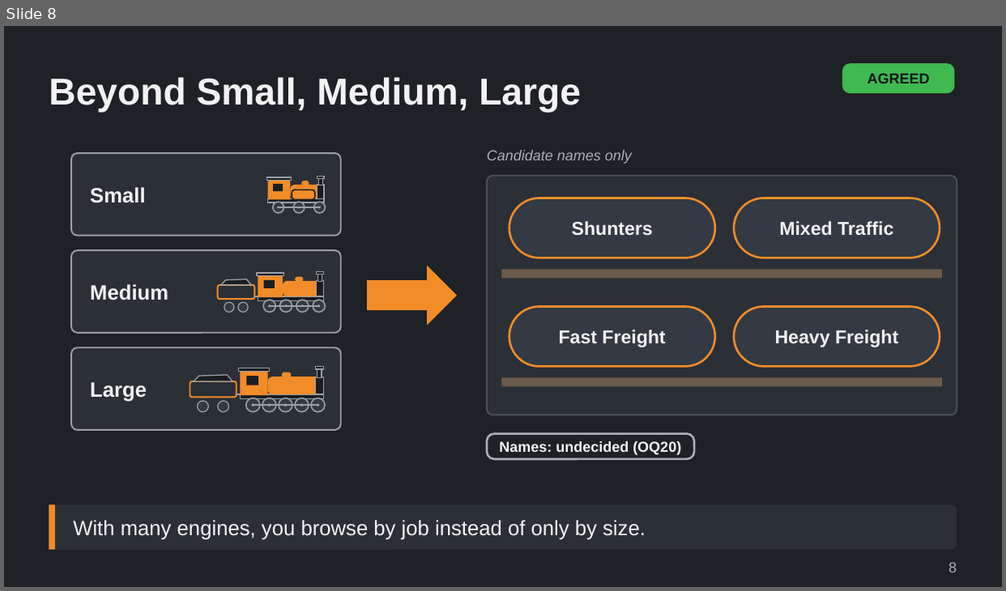
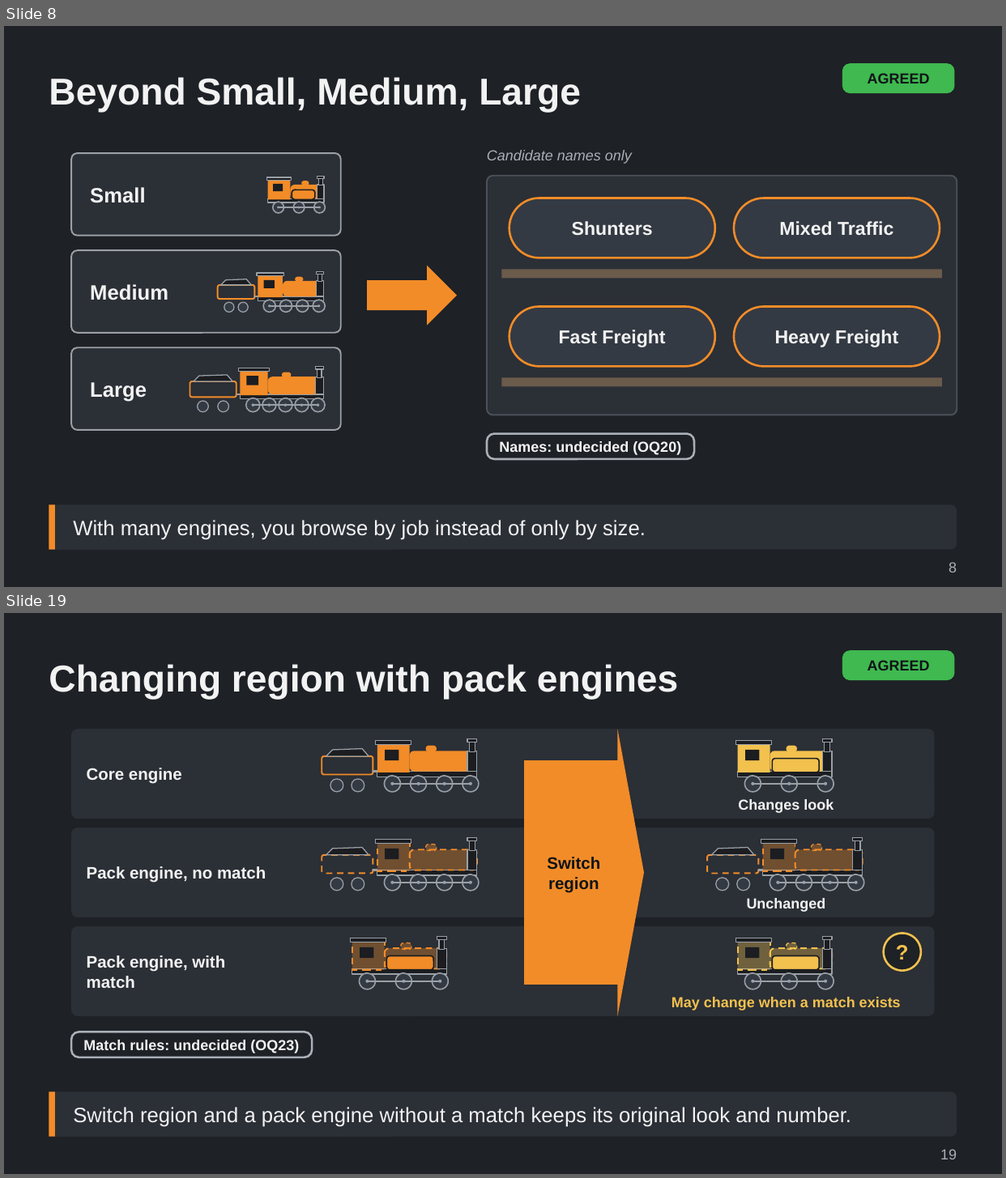
Before and after one commit to Tarenkookoo/Satisfactory---Early-Locomotion, a slide deck: Reporting/Claude Presents/Deck7_AfterLaunch_Packs/After_Launch_Packs_Locomotives_and_History_Explained.pptx. Shown one above the other, each under a label of ours: slide 8 before the commit, slides 8 and 19 after it; the slides between them are not shown. The pictures are 1006x591 and 1006x1178 pixels, drawn with LibreOffice and Linux fonts; fonts in the diff are those of the drawing. Boxes give left, top, right and bottom in pixels: in the first picture for what was removed or moved away, otherwise in the second. Text is boxed around its words. In the diff, an @@ line names an element or a change of style, - is before the commit and + after.

```diff
--- a/Reporting/Claude Presents/Deck7_AfterLaunch_Packs/After_Launch_Packs_Locomotives_and_History_Explained.pptx
+++ b/Reporting/Claude Presents/Deck7_AfterLaunch_Packs/After_Launch_Packs_Locomotives_and_History_Explained.pptx
@@ slide 19 added at box(4, 613, 1002, 1174), background #1E2126 @@
@@ rounded rectangle added at box(842, 650, 955, 680), fill #3FB950, 14 pt, text #101418, bold @@
+AGREED
@@ title added at box(49, 664, 678, 699), 36 pt, text #F2F2F2, bold @@
+Changing region with pack engines
@@ rounded rectangle added at box(71, 729, 935, 819), fill #2B2F36 @@
@@ right arrow added at box(524, 729, 644, 1016), fill #F28C28, 16 pt, text #101418, bold @@
+Switch
+region
@@ group added at box(87, 739, 834, 813): 16 ellipses, 14 rectangles, 6 rounded rectangles, 3 lines, 2 texts, 1 freeform shape @@
+Core engine
+Changes look
@@ rounded rectangle added at box(71, 828, 935, 918), fill #2B2F36 @@
@@ group added at box(87, 837, 864, 912): 20 ellipses, 14 rectangles, 6 rounded rectangles, 4 lines, 2 texts, 2 freeform shapes @@
+Pack engine, no match
+Unchanged
@@ rounded rectangle added at box(71, 926, 935, 1016), fill #2B2F36 @@
@@ group added at box(87, 934, 921, 1011): 14 rectangles, 13 ellipses, 6 rounded rectangles, 2 texts, 2 lines @@
+Pack engine, with match
+May change when a match exists
+?
@@ rounded rectangle added at box(71, 1033, 312, 1058), outline #A9B0B8 2 pt, 14 pt, text #F2F2F2, bold @@
+Match rules: undecided (OQ23)
@@ rounded rectangle added at box(49, 1093, 957, 1137), fill #2B2F36, 20 pt, text #F2F2F2 @@
+Switch region and a pack engine without a match keeps its original look and number.
@@ rectangle added at box(49, 1093, 55, 1137), fill #F28C28 @@
@@ text added at box(940, 1149, 957, 1160), 14 pt, text #A9B0B8 @@
+19
```
Also in this commit, not shown: 15 other slides added, 5 other files.
